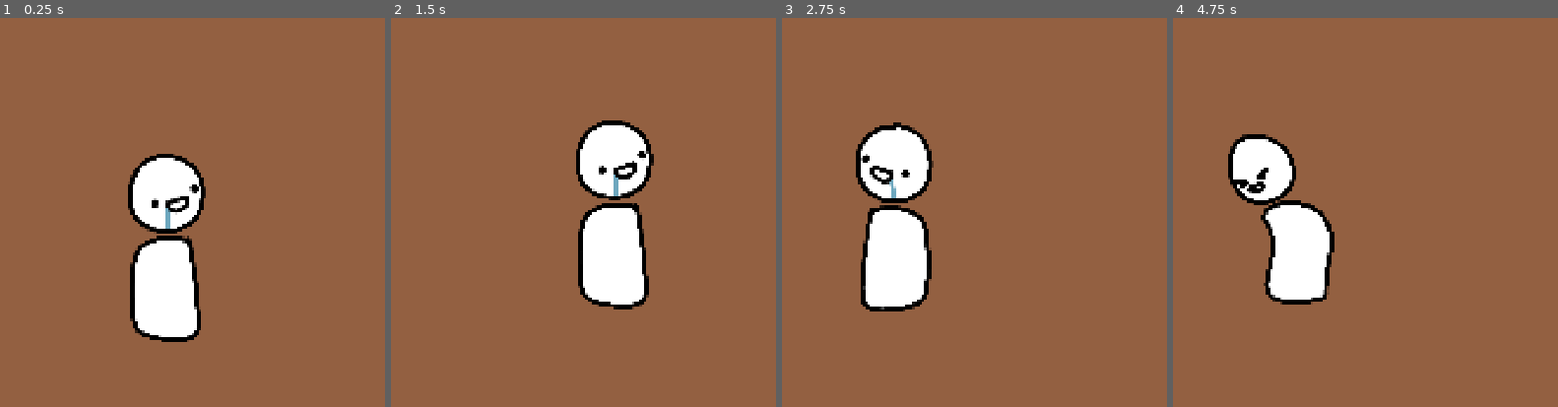
Above: before the commit, frames 1-4 (left to right).
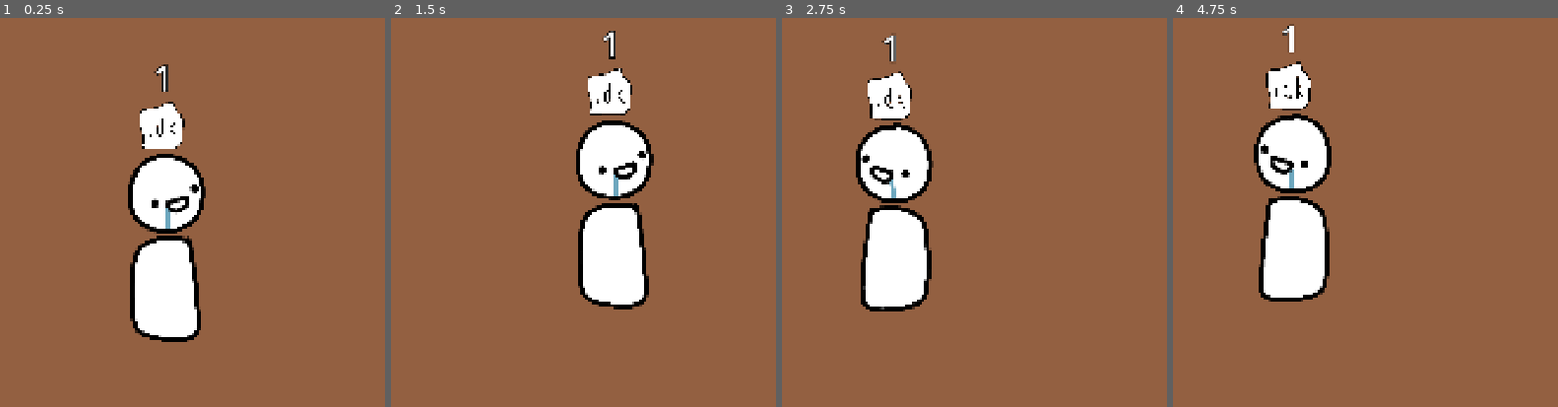
Above: after the commit, the same moments.

Repository: IMOitself/godot-game-idk
Game: Godot game, scene res://scenes/game.tscn
Same seed, same stepped clock (60 frames per second), same inputs: the game is played once before the commit and once after it.
Inputs (mouse positions are in pixels of both pictures, inside the frame that each line leads up to):
- Up to frame 1 (0.25 s): no input
- Up to frame 2 (1.5 s): move the mouse to (652, 294) at 0.52 s; hold D (move_right) from 0.53 s (still down); click (652, 294) at 0.6 s; tap Space (jump) at 0.77, 0.8, 1.07, 1.35 s; move the mouse to (464, 375) at 1.27 s
- Up to frame 3 (2.75 s): tap Space (jump) at 1.52, 1.82, 2.3 s; click (855, 375) at 1.55 s; move the mouse to (989, 161) at 2.02 s; release D (move_right) at 2.03 s; hold A (move_left) from 2.03 s (still down); click (989, 161) at 2.1 s
- Up to frame 4 (4.75 s): move the mouse to (outside the picture) at 2.77 s; release A (move_left) at 2.78 s; hold D (move_right) 2.78-4.28 s; click (outside the picture) at 2.85 s; tap Space (jump) at 3.02, 3.32, 3.6, 3.77, 4.07, 4.52 s; move the mouse to (outside the picture) at 3.52 s; move the mouse to (1203, 216) at 4.27 s; hold A (move_left) from 4.28 s (still down); click (1203, 216) at 4.35 s

The runs differ from the first frame. In frame 1, 1.3% of the frame differs, in the area x 36-49%, y 11-34%; in frame 2, 1.3%; in frame 3, 1.3%; in frame 4, 6.9%, in the area x 14-42%, y 1-74%.

Commit message:
chore: move item selection logic to player

Diff:
--- a/project.godot
+++ b/project.godot
@@ -48,6 +48,11 @@
 "events": [Object(InputEventMouseButton,"resource_local_to_scene":false,"resource_name":"","device":-1,"window_id":0,"a …(253 unchanged characters)…
 ]
 }
+interact={
+"deadzone": 0.2,
+"events": [Object(InputEventMouseButton,"resource_local_to_scene":false,"resource_name":"","device":-1,"window_id":0,"alt_pressed":false,"shift_pressed":false,"ctrl_pressed":false,"meta_pressed":false,"button_mask":0,"position":Vector2(0, 0),"global_position":Vector2(0, 0),"factor":1.0,"button_index":1,"canceled":false,"pressed":false,"double_click":false,"script":null)
+]
+}
 
 [physics]
 
--- a/scenes/game.tscn
+++ b/scenes/game.tscn
@@ -10,6 +10,7 @@
 [ext_resource type="Texture2D" uid="uid://o80bp4ovoq7s" path="res://assets/backgrounds/refugee.jpg" id="6_dinhu"]
 [ext_resource type="PackedScene" uid="uid://c0k1eree8sw2i" path="res://scenes/secret_one.tscn" id="8_gee14"]
 [ext_resource type="Script" uid="uid://ciahr1ruj3awe" path="res://scripts/on_left_edge.gd" id="9_0tnpc"]
+[ext_resource type="PackedScene" uid="uid://d033d4poyb1a" path="res://scenes/item.tscn" id="9_dinhu"]
 [ext_resource type="Script" uid="uid://cb5o20jvw65sj" path="res://scripts/spawners/spawner_1.gd" id="10_vtaks"]
 
 [sub_resource type="TileSetAtlasSource" id="TileSetAtlasSource_kvuet"]
@@ -58,6 +59,11 @@
 sources/5 = SubResource("TileSetAtlasSource_rysoc")
 sources/6 = SubResource("TileSetAtlasSource_ssvqc")
 
+[sub_resource type="LabelSettings" id="LabelSettings_jpwme"]
+font_size = 128
+outline_size = 16
+outline_color = Color(0, 0, 0, 1)
+
 [sub_resource type="RectangleShape2D" id="RectangleShape2D_jpwme"]
 size = Vector2(500, 925)
 
@@ -75,6 +81,7 @@
 tile_set = SubResource("TileSet_jpwme")
 
 [node name="player" parent="." unique_id=2029330779 instance=ExtResource("5_0tnpc")]
+z_index = 50
 position = Vector2(1705, -1339)
 scale = Vector2(0.7, 0.7)
 
@@ -87,6 +94,20 @@
 limit_bottom = 0
 limit_smoothed = true
 position_smoothing_enabled = true
+
+[node name="item" parent="player" unique_id=1869709803 instance=ExtResource("9_dinhu")]
+position = Vector2(-10, -448.5714)
+scale = Vector2(0.99999994, 0.99999994)
+
+[node name="count" type="Label" parent="player" unique_id=874603895]
+offset_left = -135.71432
+offset_top = -712.8572
+offset_right = 117.14285
+offset_bottom = -537.8572
+text = "1"
+label_settings = SubResource("LabelSettings_jpwme")
+horizontal_alignment = 1
+vertical_alignment = 1
 
 [node name="secretone" type="Node" parent="." unique_id=1482280895]
 
--- a/scenes/player.tscn
+++ b/scenes/player.tscn
@@ -11,6 +11,14 @@
 "frames": [{
 "duration": 1.0,
 "texture": ExtResource("1_hqtel")
+}],
+"loop": 1,
+"name": &"idle",
+"speed": 8.0
+}, {
+"frames": [{
+"duration": 1.0,
+"texture": ExtResource("1_hqtel")
 }, {
 "duration": 1.0,
 "texture": ExtResource("2_sweqy")
@@ -21,25 +29,9 @@
 "duration": 1.0,
 "texture": ExtResource("4_1jxqw")
 }],
-"loop": 0,
-"name": &"attack",
+"loop": 1,
+"name": &"interact",
 "speed": 10.0
-}, {
-"frames": [{
-"duration": 1.0,
-"texture": ExtResource("1_hqtel")
-}],
-"loop": 1,
-"name": &"idle",
-"speed": 8.0
-}, {
-"frames": [{
-"duration": 1.0,
-"texture": ExtResource("3_2hs0m")
-}],
-"loop": 1,
-"name": &"jump",
-"speed": 5.0
 }]
 
 [sub_resource type="RectangleShape2D" id="RectangleShape2D_w5ctp"]
@@ -50,7 +42,7 @@
 
 [node name="AnimatedSprite2D" type="AnimatedSprite2D" parent="." unique_id=891852371]
 sprite_frames = SubResource("SpriteFrames_jpwme")
-animation = &"attack"
+animation = &"interact"
 
 [node name="CollisionShape2D" type="CollisionShape2D" parent="." unique_id=909402360]
 position = Vector2(3.5, 58)
--- a/scripts/player.gd
+++ b/scripts/player.gd
@@ -8,22 +8,18 @@
 var is_attacking: bool = false
 
 func _physics_process(delta: float) -> void:
-	# Add the gravity.
-	if not is_on_floor():
-		velocity += get_gravity() * delta
+	if not is_on_floor(): velocity += get_gravity() * delta
 
 	handle_anims()
 
 	var direction := Input.get_axis("move_left", "move_right")
 
-	if direction == -1:
-		anim.flip_h = true
-	elif direction == 1:
-		anim.flip_h = false
+	if direction == -1: anim.flip_h = true
+	elif direction == 1: anim.flip_h = false
 
 	if direction:
 		velocity.x = direction * SPEED
-		if(is_on_floor()): velocity.y = JUMP_VELOCITY
+		if(is_on_floor()): velocity.y = JUMP_VELOCITY # auto hop
 	else:
 		velocity.x = move_toward(velocity.x, 0, SPEED)
 
@@ -41,11 +37,24 @@
 
 	anim.play("idle")
 
-	#if not is_on_floor():
-		#anim.play("jump")
-	#else:
-		#anim.play("idle")
-
 func _on_animation_finished():
 	if anim.animation == "attack":
 		is_attacking = false
+
+# SELECTABLE ITEMS LOGIC
+
+var selected_item = null
+
+func _on_item_entered(item):
+	# old
+	if selected_item and selected_item != item: selected_item.scale = Vector2(1, 1)
+
+	selected_item = item
+	selected_item.scale = Vector2(1.1, 1.1)
+
+func _on_item_exited(item):
+	if selected_item == item:
+		selected_item.scale = Vector2(1, 1)
+		selected_item = null
+
+# =========================
--- a/scripts/spawners/spawner_1.gd
+++ b/scripts/spawners/spawner_1.gd
@@ -25,9 +25,9 @@
 	var item = ITEM.instantiate()
 	item.position = collision_shape.position + Vector2(x, SPAWN_Y)
 	item.add_to_group("items")
-	var game = get_tree().current_scene
-	item.entered.connect(game._on_item_entered)
-	item.exited.connect(game._on_item_exited)
+	var player = get_tree().current_scene.get_node("player")
+	item.entered.connect(player._on_item_entered)
+	item.exited.connect(player._on_item_exited)
 	add_child(item)
 
 func clear_all_items():
